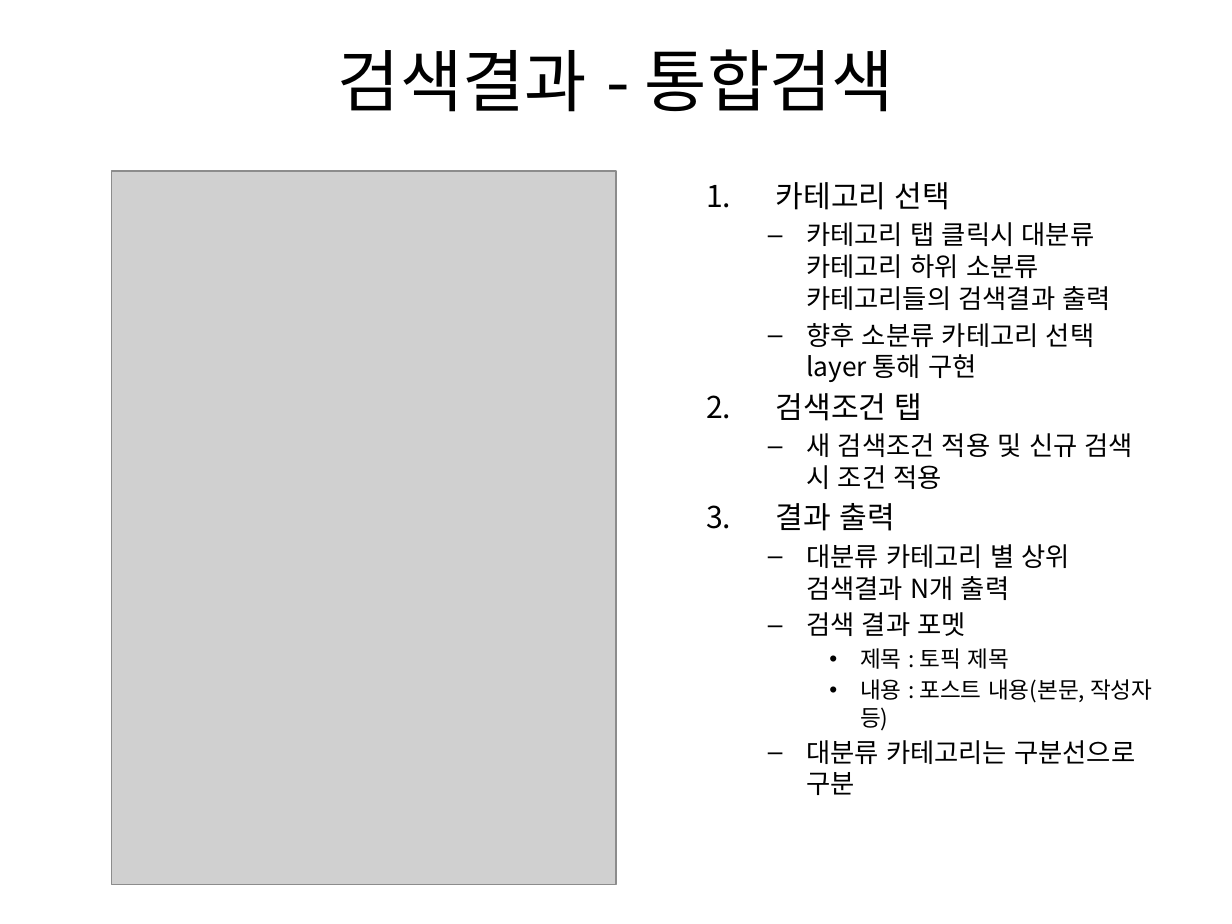
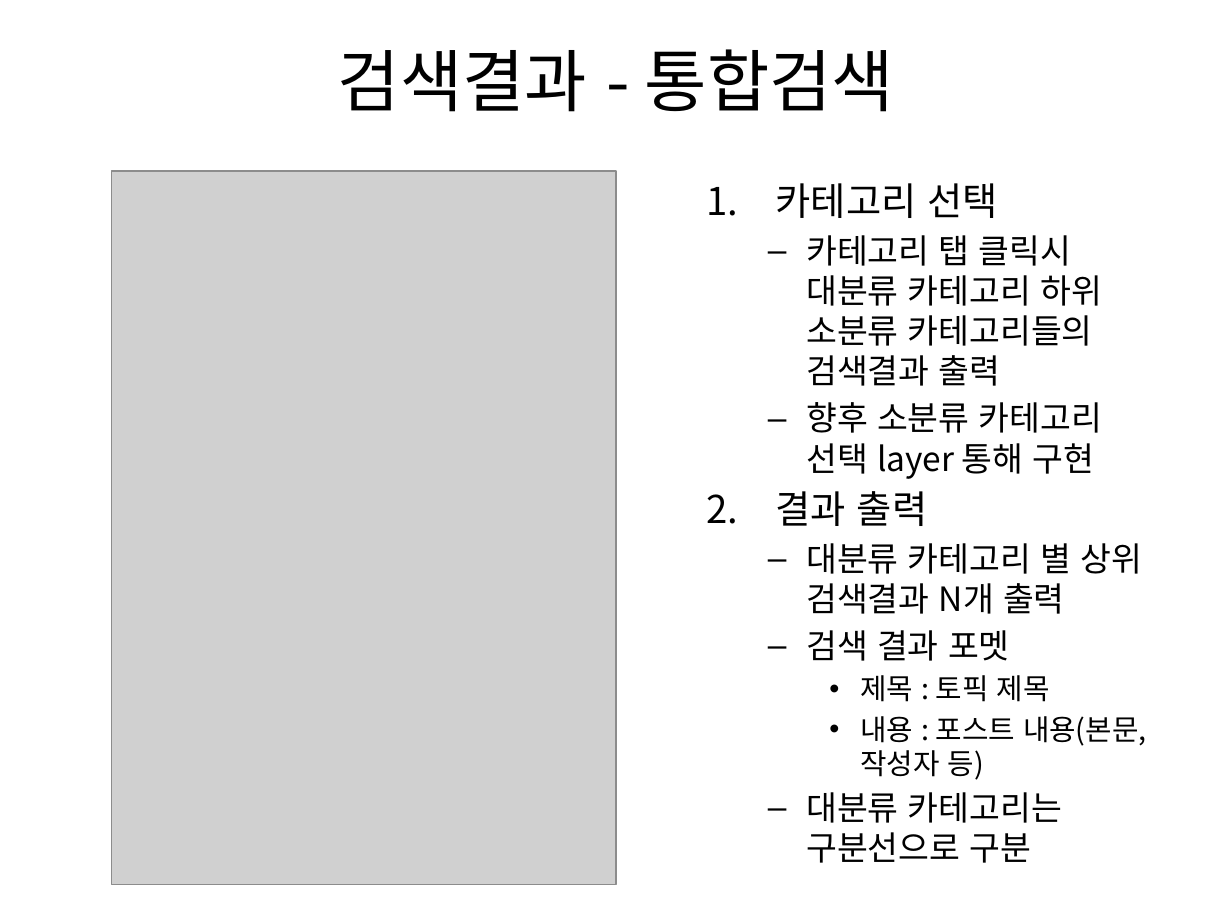
Before and after one commit to minhow/ForumUseSolr, a slide deck: slide 5 of doc/포럼검색화면설계서_20150120.pptx (slide 3 before the commit). Drawn at 1232x924 pixels with LibreOffice and Linux fonts; fonts in the diff are those of the drawing; grey boxes stand for pictures. Boxes give left, top, right and bottom in pixels: in the first picture for what was removed or moved away, otherwise in the second. Text is boxed around its words. In the diff, an @@ line names an element or a change of style, - is before the commit and + after.

```diff
--- a/doc/포럼검색화면설계서_20150120.pptx
+++ b/doc/포럼검색화면설계서_20150120.pptx
@@ text "카테고리 선택" at bbox=[776, 183, 1146, 863]: size 17.6 to 22.4 pt in "카테고리 선택", "결과 출력"; size 15.4 to 19.6 pt in "카테고리 탭 클릭시 대분류 카테고리 하위 소분류 ...", "향후 소분류 카테고리 선택 layer 통해 구현", "대분류 카테고리 별 상위 검색결과 N개 출력", "검색 결과 포멧" and 1 more places; size 13.2 to 16.8 pt in "제목 : 토픽 제목", "내용 : 포스트 내용(본문, 작성자 등)" @@
@@ text at bbox=[776, 393, 1133, 489]: paragraphs removed @@
-2. 검색조건 탭
-  – 새 검색조건 적용 및 신규 검색 시 조건 적용
```
Also in this commit, not shown: 2 other slides changed, 2 slides added.
